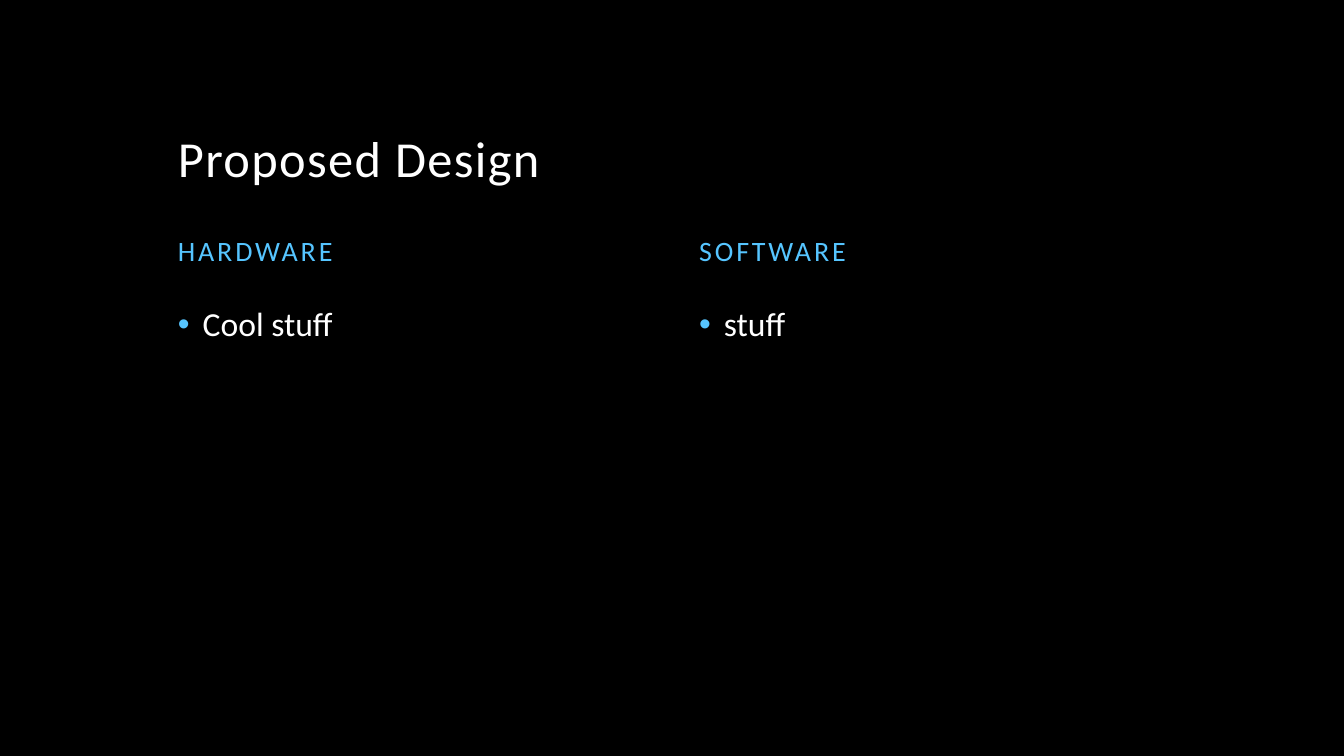
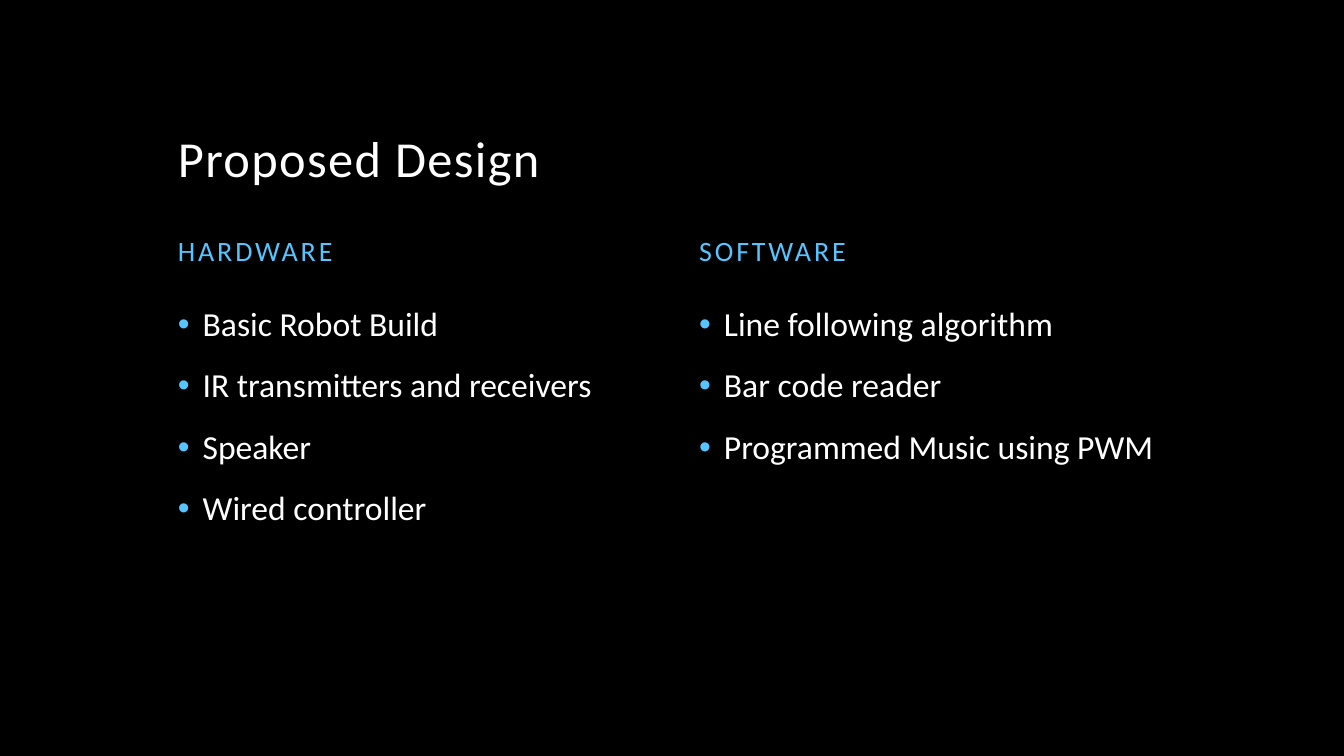
Before and after one commit to colonelCasey94/ECE372Final, a slide deck: slide 7 of Preluminary Design Report.pptx. Drawn at 1344x756 pixels with LibreOffice and Linux fonts; fonts in the diff are those of the drawing; background and template pictures are left out. Boxes give left, top, right and bottom in pixels: in the first picture for what was removed or moved away, otherwise in the second. Text is boxed around its words. In the diff, an @@ line names an element or a change of style, - is before the commit and + after.

```diff
--- a/Preluminary Design Report.pptx
+++ b/Preluminary Design Report.pptx
@@ text at box(203, 312, 591, 521): text changed @@
-• Cool stuff
+• Basic Robot Build
+• IR transmitters and receivers
+• Speaker
+• Wired controller
@@ text at box(724, 312, 1153, 465): text changed @@
-• stuff
+• Line following algorithm
+• Bar code reader
+• Programmed Music using PWM
```
Also in this commit, not shown: 5 other slides changed.
